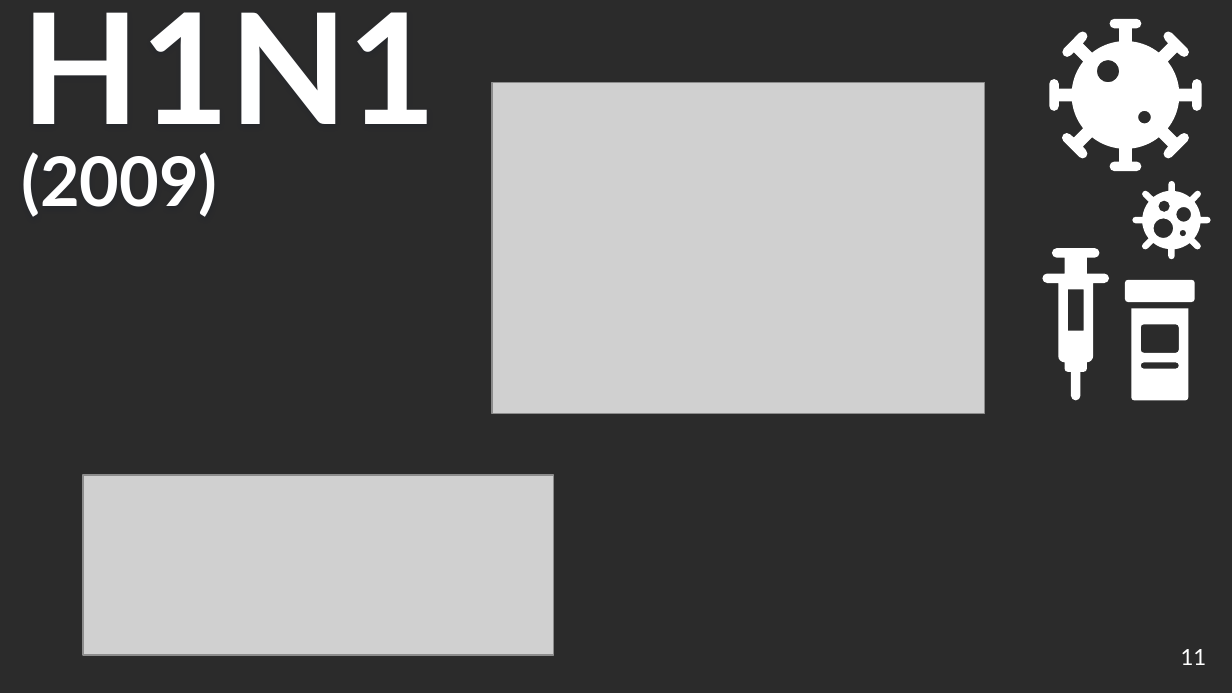
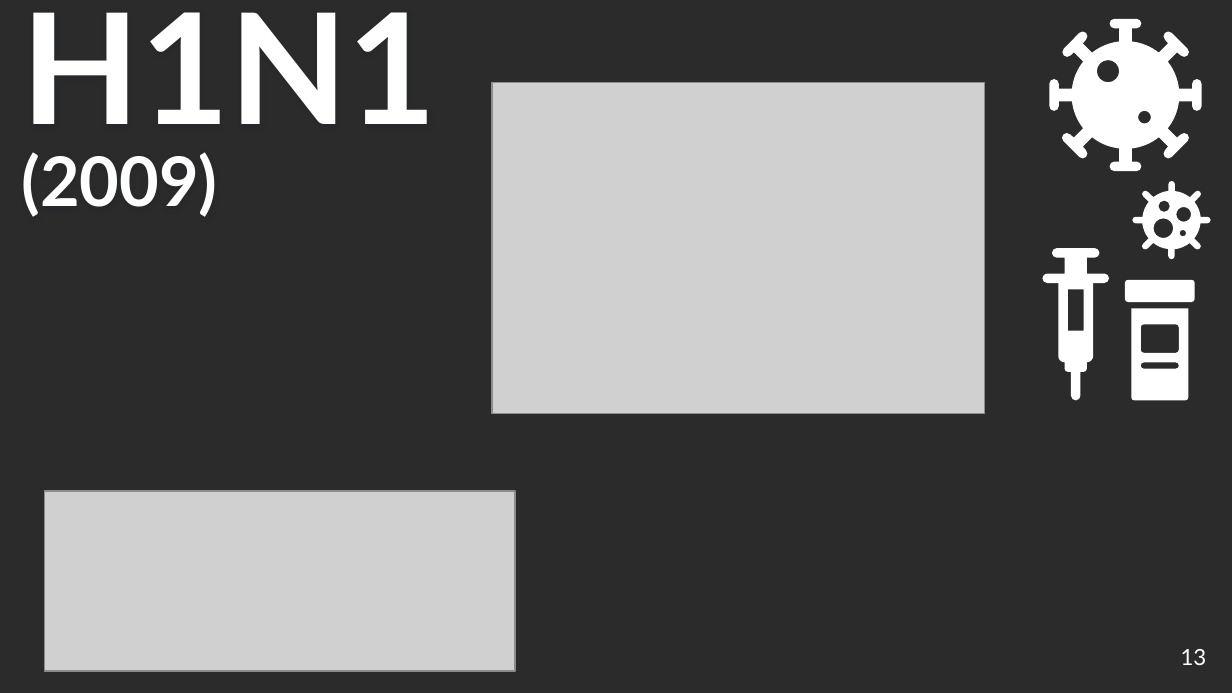
Before and after one commit to bthomas6719/Covid_Examination_Project, a slide deck: slide 13 of Final Project.pptx (slide 11 before the commit). Drawn at 1232x693 pixels with LibreOffice and Linux fonts; fonts in the diff are those of the drawing; grey boxes stand for pictures; background and template pictures are left out; a plain dark background stands for a picture behind light text. Boxes give left, top, right and bottom in pixels: in the first picture for what was removed or moved away, otherwise in the second. Text is boxed around its words. In the diff, an @@ line names an element or a change of style, - is before the commit and + after.

```diff
--- a/Final Project.pptx
+++ b/Final Project.pptx
@@ picture: place and size @@
-picture at [83,476,553,655]
+picture at [44,492,515,671]
@@ page number at [1181,649,1207,665]: text changed @@
-11
+13
```
Also in this commit, not shown: 4 other slides changed, 4 slides added, 3 slides removed.
